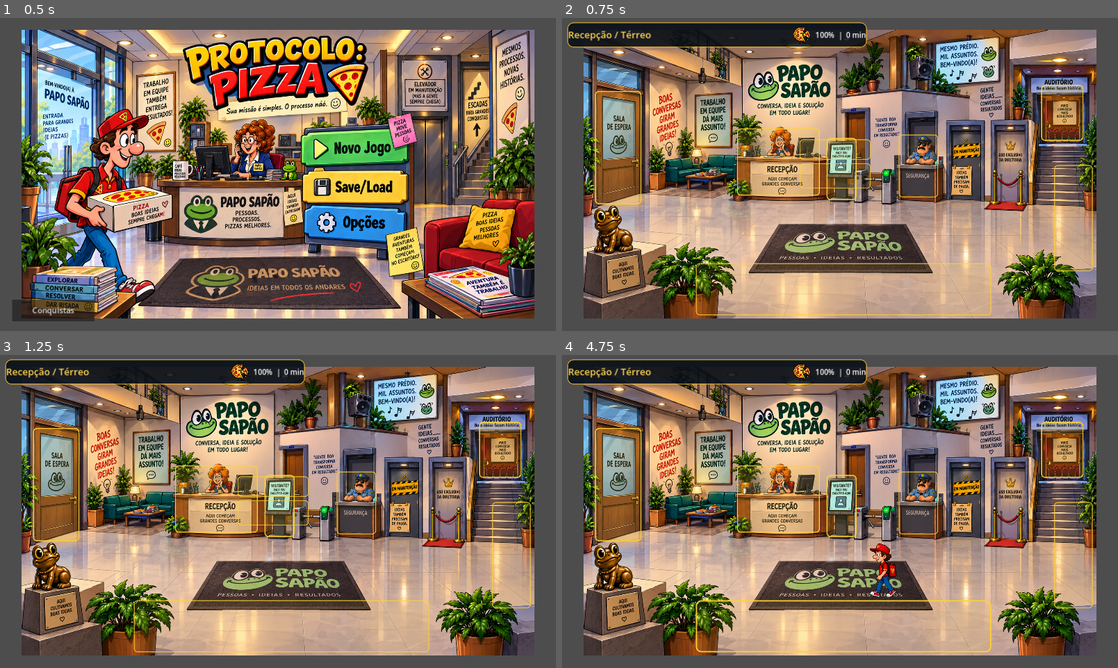
Above: before the commit, frames 1-4 (two rows, left to right).
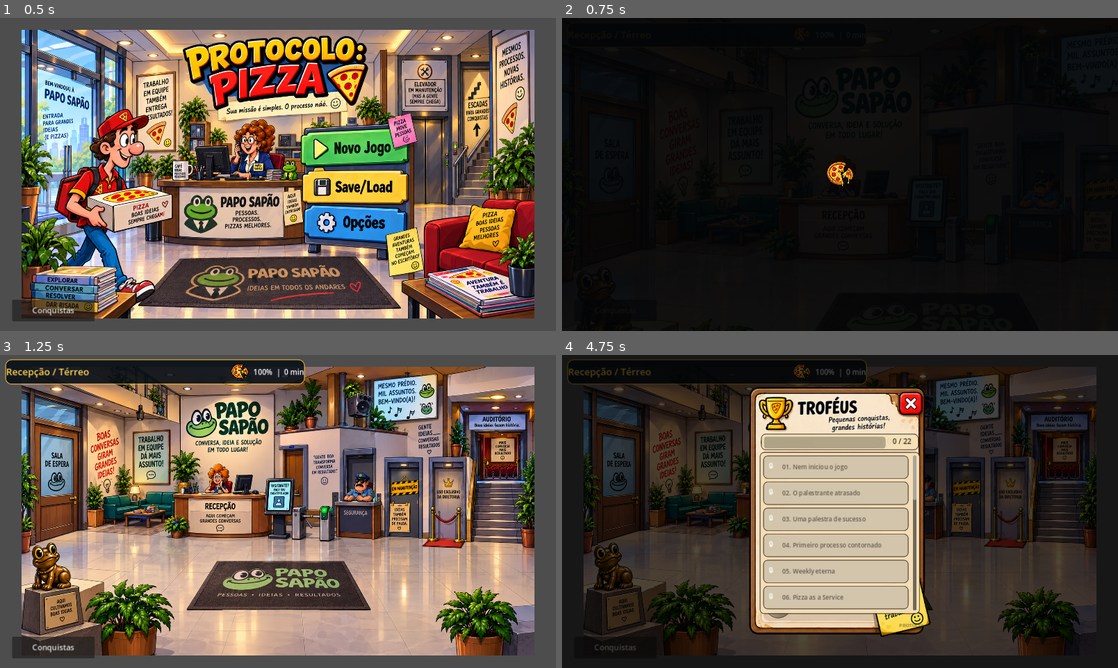
Above: after the commit, the same moments.

Repository: washincofer/protocolo-pizza
Game: Godot game, scene res://scenes/Main.tscn
Same seed, same stepped clock (60 frames per second), same inputs: the game is played once before the commit and once after it.
Inputs (mouse positions are in pixels of both pictures, inside the frame that each line leads up to):
- Up to frame 1 (0.5 s): no input
- Up to frame 2 (0.75 s): click (917, 146) at 0.5 s
- Up to frame 3 (1.25 s): no input
- Up to frame 4 (4.75 s): click (834, 458) at 1.27 s; click (617, 646) at 2 s, where only the run after the commit has a clickable "Conquistas"; click (917, 502) at 2.77 s; click (1073, 555) at 3.52 s; click (845, 627) at 4.27 s

Frame 1 is identical in both runs. In frame 2, 94% of the frame differs, in the area x 0-100%, y 0-100%; in frame 3, 5.8%; in frame 4, 92%.
Error before the commit: Attempted to free a locked object (calling or emitting). (res://scripts/main.gd:22)
Error after the commit: Invalid assignment of property or key 'icon_max_width' with value of type 'int' on a base object of type 'Button'. (res://scripts/main.gd:215)

Commit message:
Refina transição de cenários e anima entrada no jogo

Diff:
--- a/godot/scripts/scene_transition.gd
+++ b/godot/scripts/scene_transition.gd
@@ -4,6 +4,7 @@
 signal transition_finished(kind: String, target_area: String)
 
 const PIZZA_ICON_PATH: String = "res://assets/ui/icons/pizza.png"
+const MENU_TEXTURE_PATH: String = "res://assets/scenarios/menu.png"
 const SUBAREA_IDS: Array[String] = [
 	"reception_waiting_room",
 	"reception_auditorium",
@@ -40,7 +41,9 @@
 	if _busy:
 		return
 	var current_area: String = str(GameState.current_area)
-	if current_area == area_id:
+	# Mesmo quando GameState já aponta para a Recepção, saindo do menu principal
+	# ainda queremos a animação de entrada no jogo.
+	if current_area == area_id and not _main_menu_is_visible():
 		commit_callback.call(area_id)
 		return
 	var kind: String = "subarea" if _is_subarea_transition(current_area, area_id) else "area"
@@ -150,3 +153,14 @@
 
 func _is_subarea_transition(from_area: String, to_area: String) -> bool:
 	return from_area in SUBAREA_IDS or to_area in SUBAREA_IDS
+
+func _main_menu_is_visible() -> bool:
+	var current: Node = get_tree().current_scene
+	if not (current is Control):
+		return false
+	for child: Node in current.get_children():
+		if child is TextureRect:
+			var background: TextureRect = child as TextureRect
+			if background.texture != null and background.texture.resource_path == MENU_TEXTURE_PATH:
+				return true
+	return false
